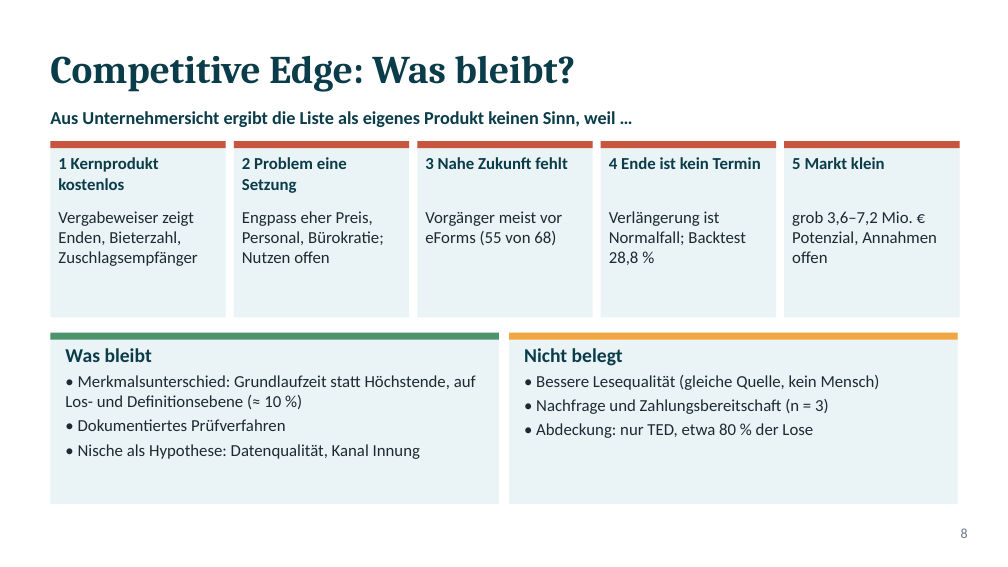
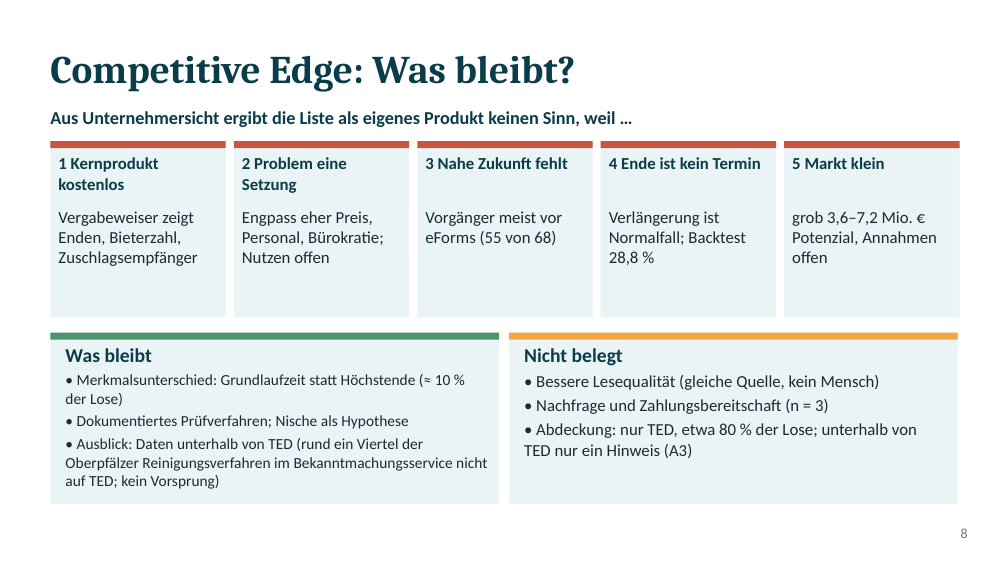
Before and after one commit to ludwigrichthammer9-web/vergabe_radar, a slide deck: slide 8 of docs/vortrag/vortrag_vergabe_radar.pptx. Drawn at 1008x567 pixels with LibreOffice and Linux fonts; fonts in the diff are those of the drawing. Boxes give left, top, right and bottom in pixels: in the first picture for what was removed or moved away, otherwise in the second. Text is boxed around its words. In the diff, an @@ line names an element or a change of style, - is before the commit and + after.

```diff
--- a/docs/vortrag/vortrag_vergabe_radar.pptx
+++ b/docs/vortrag/vortrag_vergabe_radar.pptx
@@ text at <box>65,374,487,489</box>: text changed; size 12 to 11 pt @@
-• Merkmalsunterschied: Grundlaufzeit statt Höchstende, auf Los- und Definitionsebene (≈ 10 %)
-• Dokumentiertes Prüfverfahren
-• Nische als Hypothese: Datenqualität, Kanal Innung
+• Merkmalsunterschied: Grundlaufzeit statt Höchstende (≈ 10 % der Lose)
+• Dokumentiertes Prüfverfahren; Nische als Hypothese
+• Ausblick: Daten unterhalb von TED (rund ein Viertel der Oberpfälzer Reinigungsverfahren im Bekanntmachungsservice nicht auf TED; kein Vorsprung)
@@ text at <box>524,423,917,458</box>: text changed @@
-• Abdeckung: nur TED, etwa 80 % der Lose
+• Abdeckung: nur TED, etwa 80 % der Lose; unterhalb von TED nur ein Hinweis (A3)
```
Also in this commit, not shown: 1 other slide changed, 7 other files.
